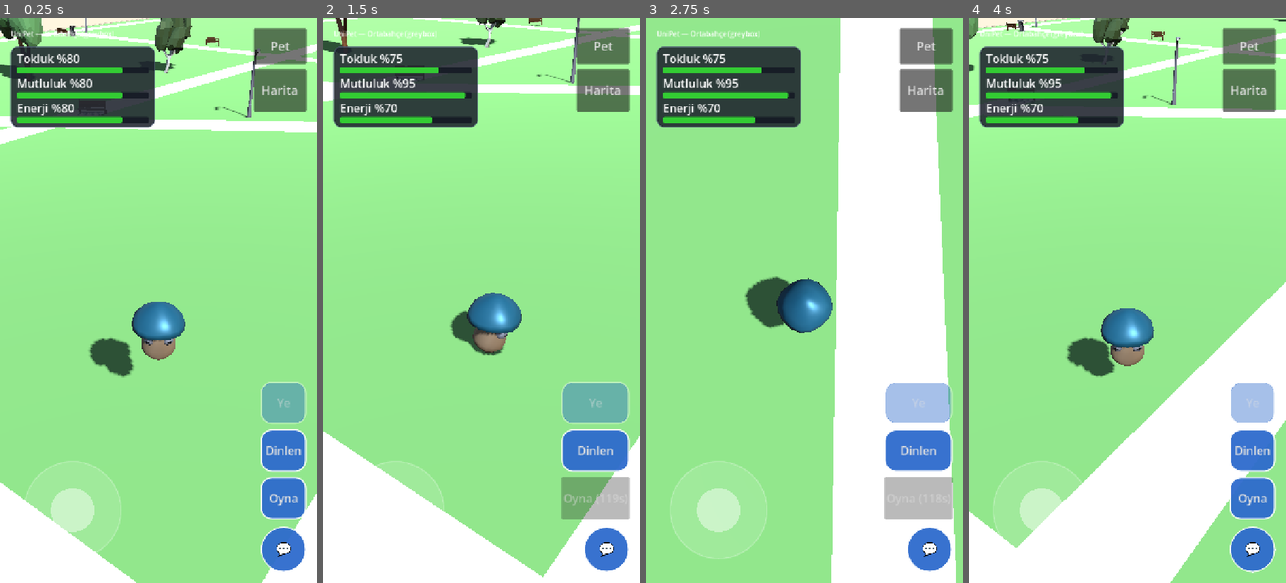
Above: before the commit, frames 1-4 (left to right).
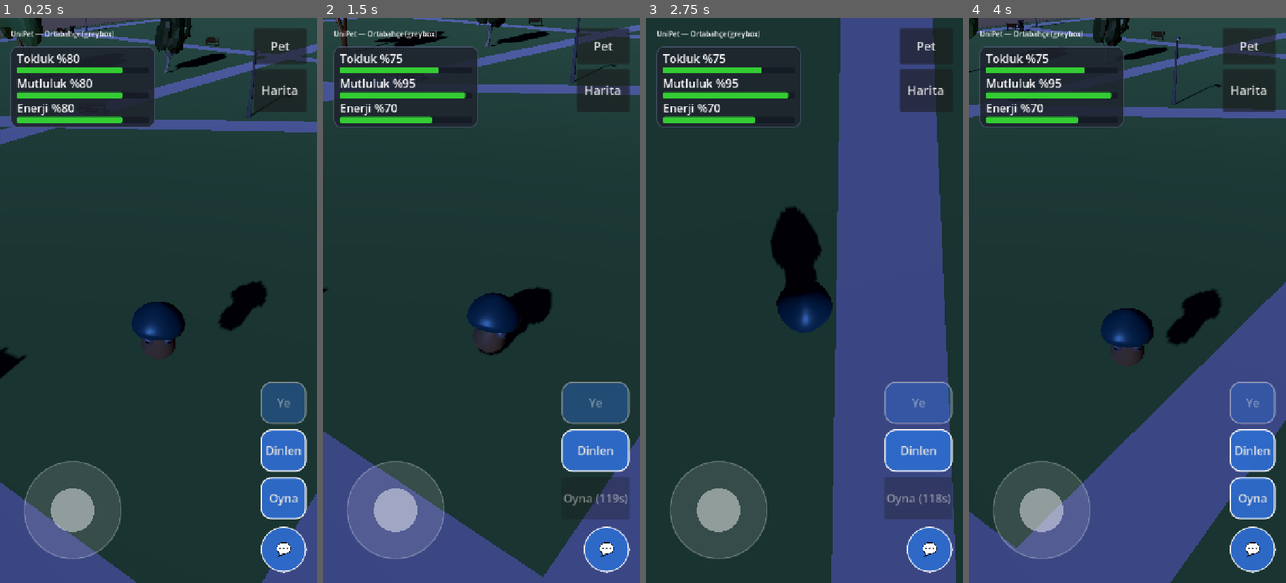
Above: after the commit, the same moments.

Repository: talha24052050/unipet
Game: Godot game, scene res://scenes/main.tscn
Two runs of this game, one before a commit and one after it. Both use one fixed random seed, a clock stepped at 60 frames per second and the inputs below. This scene is started directly instead of the project's main scene.
Inputs (mouse positions are in pixels of both pictures, inside the frame that each line leads up to):
- Up to frame 1 (0.25 s): no input
- Up to frame 2 (1.5 s): click "Oyna" at 0.5 s; tap Enter at 1.25 s; move the mouse to (551, 272) at 1.27 s; hold Right (ui_right) from 1.28 s (still down); click (551, 272) at 1.42 s
- Up to frame 3 (2.75 s): release Right (ui_right) at 2 s; drag from (741, 328) to (788, 413) at 2.02 s
- Up to frame 4 (4 s): click "Pet" at 2.75 s; click "Başla" at 3.5 s

The runs differ from the first frame. In frame 1, 91% of the frame differs, in the area x 0-100%, y 0-100%; in frame 2, 91%; in frame 3, 91%; in frame 4, 91%.

Commit message:
Gece-gündüz döngüsü: cihaz saatine göre güneş açısı, ışık rengi (altın saat, ay ışığı), gökyüzü renkleri; gece oynanabilir parlaklıkta
Claude-Session: https://claude.ai/code/session_01W3xfYM39N4DkoDcWJ4iSdQ

Diff:
--- a/game/scenes/main.tscn
+++ b/game/scenes/main.tscn
@@ -12,6 +12,7 @@
 [ext_resource type="Script" path="res://src/world/prop_placer.gd" id="10"]
 [ext_resource type="PackedScene" path="res://scenes/ui/care_hud.tscn" id="11"]
 [ext_resource type="Script" path="res://src/ui/map_button.gd" id="12"]
+[ext_resource type="Script" path="res://src/world/day_night.gd" id="13"]
 
 [sub_resource type="NavigationMesh" id="navmesh"]
 geometry_parsed_geometry_type = 1
@@ -111,6 +112,11 @@
 
 [node name="Environment" type="WorldEnvironment" parent="."]
 environment = SubResource("env")
+
+[node name="DayNight" type="Node" parent="." node_paths=PackedStringArray("sun", "environment")]
+script = ExtResource("13")
+sun = NodePath("../Sun")
+environment = NodePath("../Environment")
 
 [node name="Sun" type="DirectionalLight3D" parent="." unique_id=322762779]
 transform = Transform3D(0.866025, -0.353553, 0.353553, 0, 0.707107, 0.707107, -0.5, -0.612372, 0.612372, 0, 10, 0)
--- /dev/null
+++ b/game/src/world/day_night.gd
@@ -0,0 +1,81 @@
+extends Node
+## Gece-gündüz: cihazın yerel saatine göre güneş açısı, ışık rengi/şiddeti ve gökyüzü renkleri.
+## Hesap saf fonksiyonda (`sample(hour)`), düğüm sadece uygular. Dakikada bir güncellenir.
+
+@export var sun: DirectionalLight3D
+@export var environment: WorldEnvironment
+## Test/önizleme için saat sabitlenebilir (-1 = gerçek saat).
+@export_range(-1.0, 24.0) var fixed_hour: float = -1.0
+
+const UPDATE_INTERVAL_S: float = 60.0
+## İstanbul için yıl ortalaması (sadelik: mevsim yok).
+const SUNRISE_H: float = 6.5
+const SUNSET_H: float = 18.5
+const SUN_MAX_ELEVATION_DEG: float = 62.0
+const SUN_AZIMUTH_DEG: float = -30.0
+
+const DAY_LIGHT: Color = Color(1.0, 0.97, 0.9)
+const GOLDEN_LIGHT: Color = Color(1.0, 0.68, 0.42)
+const MOON_LIGHT: Color = Color(0.55, 0.65, 0.95)
+const SKY_TOP_DAY: Color = Color(0.38, 0.6, 0.92)
+const SKY_HORIZON_DAY: Color = Color(0.75, 0.86, 0.96)
+const SKY_TOP_NIGHT: Color = Color(0.03, 0.05, 0.14)
+const SKY_HORIZON_NIGHT: Color = Color(0.1, 0.12, 0.25)
+const SKY_HORIZON_GOLDEN: Color = Color(0.98, 0.62, 0.42)
+
+var _timer: float = 0.0
+
+
+func _ready() -> void:
+	apply(current_hour())
+
+
+func _process(delta: float) -> void:
+	_timer += delta
+	if _timer >= UPDATE_INTERVAL_S:
+		_timer = 0.0
+		apply(current_hour())
+
+
+func current_hour() -> float:
+	if fixed_hour >= 0.0:
+		return fixed_hour
+	var t: Dictionary = Time.get_time_dict_from_system()
+	return float(t["hour"]) + float(t["minute"]) / 60.0
+
+
+## Saate göre görünüm: {"elevation_deg", "light_color", "light_energy", "sky_top", "sky_horizon", "ambient"}.
+static func sample(hour: float) -> Dictionary:
+	var day_len: float = SUNSET_H - SUNRISE_H
+	var t: float = (hour - SUNRISE_H) / day_len  # 0 gündoğumu, 1 günbatımı
+	var is_day: bool = t >= 0.0 and t <= 1.0
+	var elevation: float = sin(clampf(t, 0.0, 1.0) * PI) * SUN_MAX_ELEVATION_DEG if is_day else 25.0  # gece: ay
+	# Altın saat: güneş alçakken (gündoğumu/batımı yakını) sıcak renk.
+	var golden: float = clampf(1.0 - elevation / 20.0, 0.0, 1.0) if is_day else 0.0
+	var day_amount: float = clampf(elevation / 8.0, 0.0, 1.0) if is_day else 0.0
+	var light_color: Color = MOON_LIGHT.lerp(DAY_LIGHT.lerp(GOLDEN_LIGHT, golden), day_amount if is_day else 0.0)
+	return {
+		"elevation_deg": elevation,
+		"light_color": light_color,
+		"light_energy": lerpf(0.45, 1.0, day_amount),
+		"sky_top": SKY_TOP_NIGHT.lerp(SKY_TOP_DAY, day_amount),
+		"sky_horizon": SKY_HORIZON_NIGHT.lerp(SKY_HORIZON_DAY.lerp(SKY_HORIZON_GOLDEN, golden), day_amount if is_day else 0.0),
+		"ambient": lerpf(0.6, 1.0, day_amount),
+		"is_day": is_day,
+	}
+
+
+func apply(hour: float) -> void:
+	var s: Dictionary = sample(hour)
+	if sun != null:
+		sun.rotation_degrees = Vector3(-float(s["elevation_deg"]), SUN_AZIMUTH_DEG, 0.0)
+		sun.light_color = s["light_color"]
+		sun.light_energy = s["light_energy"]
+	if environment != null and environment.environment != null:
+		var env: Environment = environment.environment
+		env.ambient_light_energy = s["ambient"]
+		if env.sky != null and env.sky.sky_material is ProceduralSkyMaterial:
+			var sky: ProceduralSkyMaterial = env.sky.sky_material
+			sky.sky_top_color = s["sky_top"]
+			sky.sky_horizon_color = s["sky_horizon"]
+			sky.ground_horizon_color = s["sky_horizon"]
--- /dev/null
+++ b/game/tests/test_day_night.gd
@@ -0,0 +1,31 @@
+extends RefCounted
+
+const DayNight := preload("res://src/world/day_night.gd")
+
+
+func test_noon_bright_night_dark() -> String:
+	var noon: Dictionary = DayNight.sample(12.5)
+	var night: Dictionary = DayNight.sample(2.0)
+	var dusk: Dictionary = DayNight.sample(18.2)
+	if not noon["is_day"] or float(noon["elevation_deg"]) < 55.0 or float(noon["light_energy"]) < 0.95:
+		return "öğlen parlak ve güneş yüksek olmalı: %s" % noon
+	if night["is_day"] or float(night["light_energy"]) > 0.5:
+		return "gece loş olmalı: %s" % night
+	if (dusk["light_color"] as Color).g >= (noon["light_color"] as Color).g:
+		return "günbatımı ışığı daha sıcak (turuncu) olmalı"
+	return ""
+
+
+func test_day_night_node_applies() -> String:
+	var dn: Node = DayNight.new()
+	var sun: DirectionalLight3D = DirectionalLight3D.new()
+	dn.set("sun", sun)
+	dn.call("apply", 12.5)
+	var day_energy: float = sun.light_energy
+	dn.call("apply", 23.0)
+	var night_energy: float = sun.light_energy
+	dn.free()
+	sun.free()
+	if day_energy <= night_energy:
+		return "ışık şiddeti saate göre değişmeli"
+	return ""
Not shown, added: game/src/world/day_night.gd.uid
Not shown, added: game/tests/test_day_night.gd.uid
